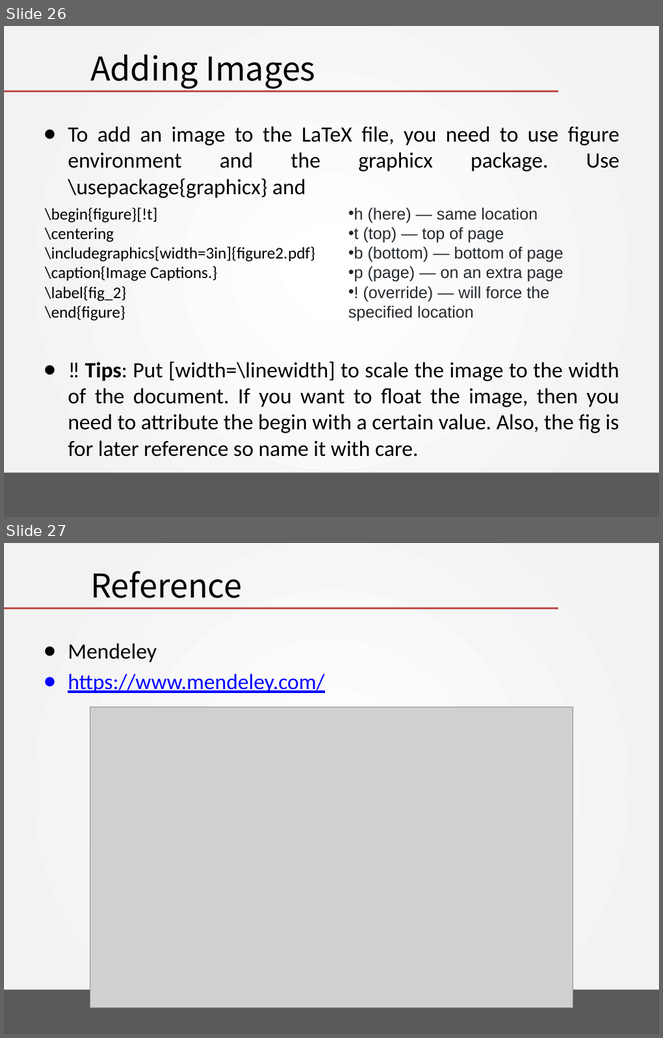
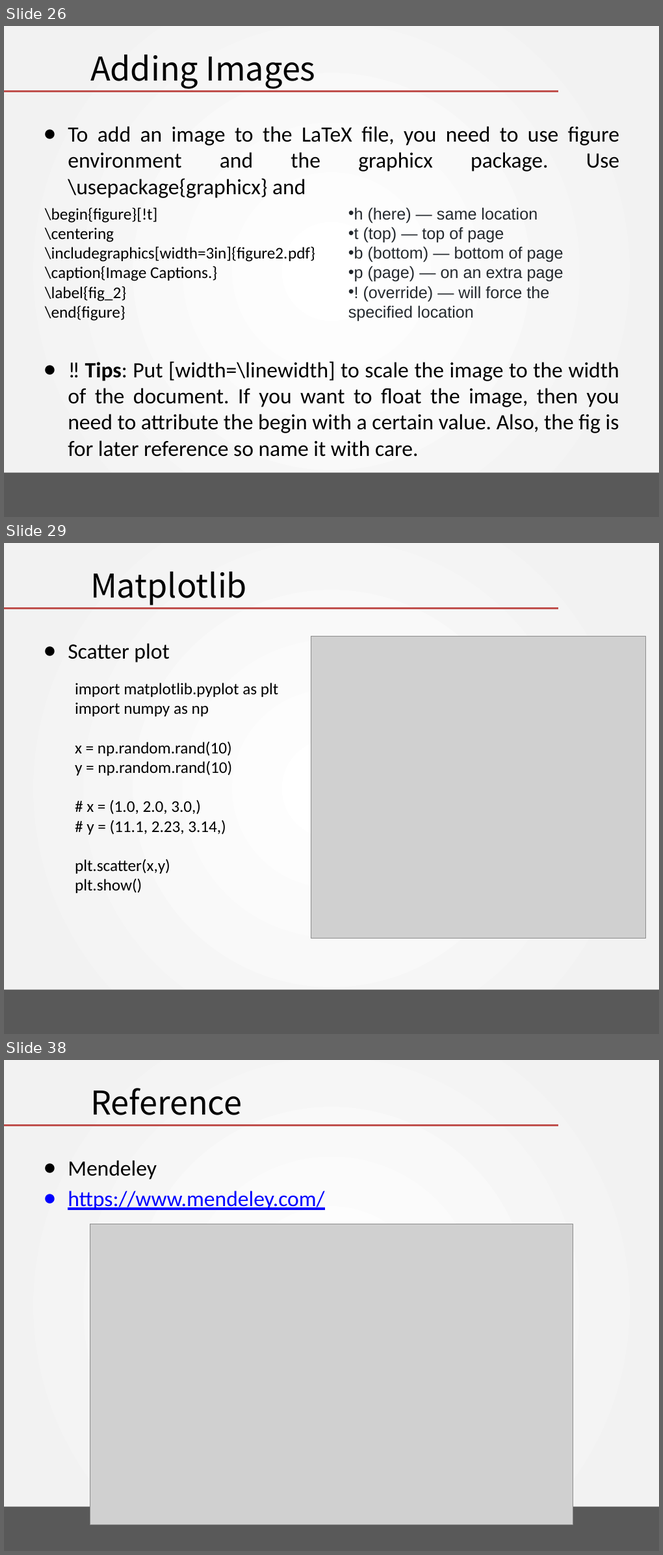
Before and after one commit to RainMan1860/Artificial_Intelligence_2019, a slide deck: chapter 07 - Latex Programming/Begin Latex in minute.pptx. Shown one above the other, each under a label of ours: slides 26 and 27 before the commit, slides 26, 29 and 38 after it; the slides between them are not shown. The pictures are 663x1038 and 663x1555 pixels, drawn with LibreOffice and Linux fonts; fonts in the diff are those of the drawing; grey boxes stand for pictures; background and template pictures are left out. Boxes give left, top, right and bottom in pixels: in the first picture for what was removed or moved away, otherwise in the second. Text is boxed around its words. In the diff, an @@ line names an element or a change of style, - is before the commit and + after.

```diff
--- a/chapter 07 - Latex Programming/Begin Latex in minute.pptx
+++ b/chapter 07 - Latex Programming/Begin Latex in minute.pptx
@@ slide 29 added at (4,543,659,1034), background gradient #FFFFFF to #F2F2F2; not listed: 2 template elements that a slide beside it also shows @@
@@ title added at (90,572,247,605), 36 pt, text #000000 @@
+Matplotlib
@@ picture added at (311,637,647,939) @@
@@ text added at (68,643,169,663), 24 pt, text #000000 @@
+● Scatter plot
@@ text added at (75,683,278,893), 18 pt, text #000000 @@
+import matplotlib.pyplot as plt
+import numpy as np
+x = np.random.rand(10)
+y = np.random.rand(10)
+# x = (1.0, 2.0, 3.0,)
+# y = (11.1, 2.23, 3.14,)
+plt.scatter(x,y)
+plt.show()
@@ what was slide 27 is now slide 38 @@
```
Also in this commit, not shown: 14 other slides added.
